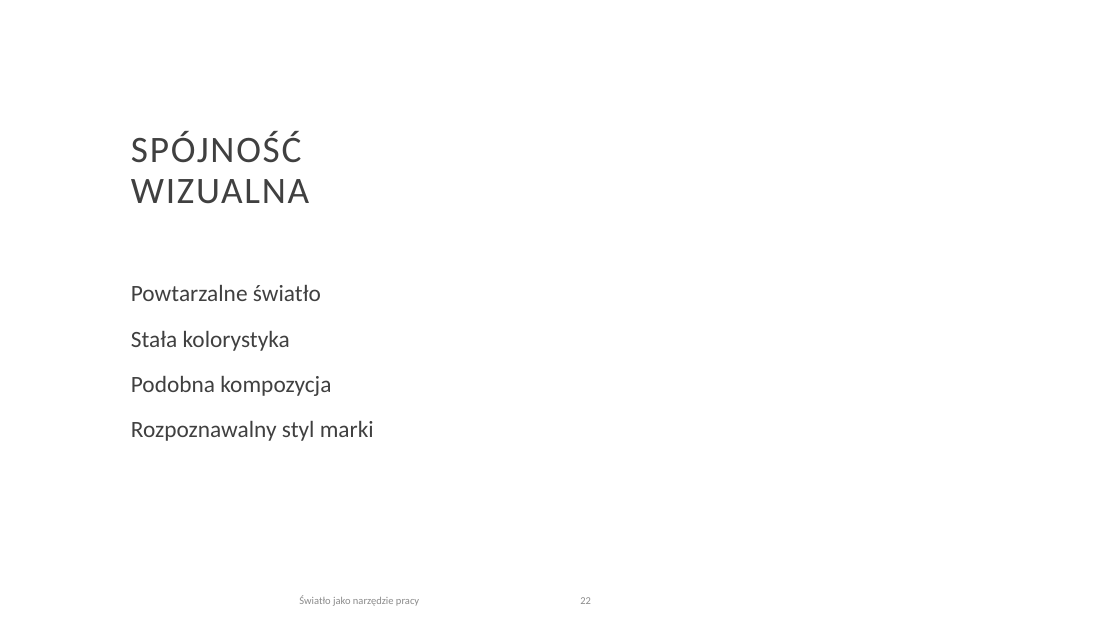
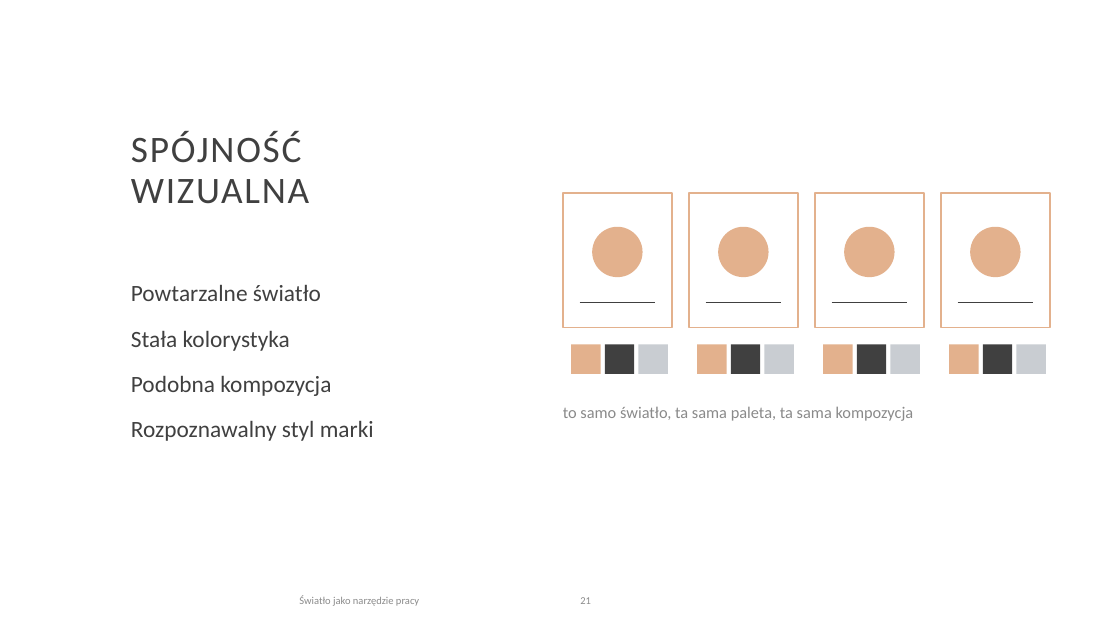
Before and after one commit to kontakt334/4eyes, a slide deck: slide 21 of projekty/warsztaty-beauty-product/swiatlo-jako-narzedzie-pracy-v2.pptx (slide 22 before the commit). Drawn at 1120x630 pixels with LibreOffice and Linux fonts; fonts in the diff are those of the drawing; background and template pictures are left out. Boxes give left, top, right and bottom in pixels: in the first picture for what was removed or moved away, otherwise in the second. Text is boxed around its words. In the diff, an @@ line names an element or a change of style, - is before the commit and + after.

```diff
--- a/projekty/warsztaty-beauty-product/swiatlo-jako-narzedzie-pracy-v2.pptx
+++ b/projekty/warsztaty-beauty-product/swiatlo-jako-narzedzie-pracy-v2.pptx
@@ rectangle added at [563, 193, 672, 328], outline #E3B18D 1.5 pt @@
@@ rectangle added at [689, 193, 798, 328], outline #E3B18D 1.5 pt @@
@@ rectangle added at [815, 193, 924, 328], outline #E3B18D 1.5 pt @@
@@ rectangle added at [941, 193, 1050, 328], outline #E3B18D 1.5 pt @@
@@ ellipse added at [592, 227, 643, 277], fill #E3B18D @@
@@ ellipse added at [718, 227, 769, 277], fill #E3B18D @@
@@ ellipse added at [844, 227, 895, 277], fill #E3B18D @@
@@ ellipse added at [970, 227, 1021, 277], fill #E3B18D @@
@@ line added from (580, 302) to (655, 302), #404040 1.25 pt @@
@@ line added from (706, 302) to (781, 302), #404040 1.25 pt @@
@@ line added from (832, 302) to (907, 302), #404040 1.25 pt @@
@@ line added from (958, 302) to (1033, 302), #404040 1.25 pt @@
@@ rectangle added at [571, 344, 601, 374], fill #E3B18D @@
@@ rectangle added at [605, 344, 634, 374], fill #404040 @@
@@ rectangle added at [639, 344, 668, 374], fill #C9CDD2 @@
@@ rectangle added at [697, 344, 727, 374], fill #E3B18D @@
@@ rectangle added at [731, 344, 760, 374], fill #404040 @@
@@ rectangle added at [765, 344, 794, 374], fill #C9CDD2 @@
@@ rectangle added at [823, 344, 853, 374], fill #E3B18D @@
@@ rectangle added at [857, 344, 886, 374], fill #404040 @@
@@ rectangle added at [891, 344, 920, 374], fill #C9CDD2 @@
@@ rectangle added at [949, 344, 979, 374], fill #E3B18D @@
@@ rectangle added at [983, 344, 1012, 374], fill #404040 @@
@@ rectangle added at [1017, 344, 1046, 374], fill #C9CDD2 @@
@@ text added at [563, 407, 914, 421], 14 pt, text #8A8A8A @@
+to samo światło, ta sama paleta, ta sama kompozycja
```
Also in this commit, not shown: 9 other slides changed, 1 slide removed, 2 other files.
